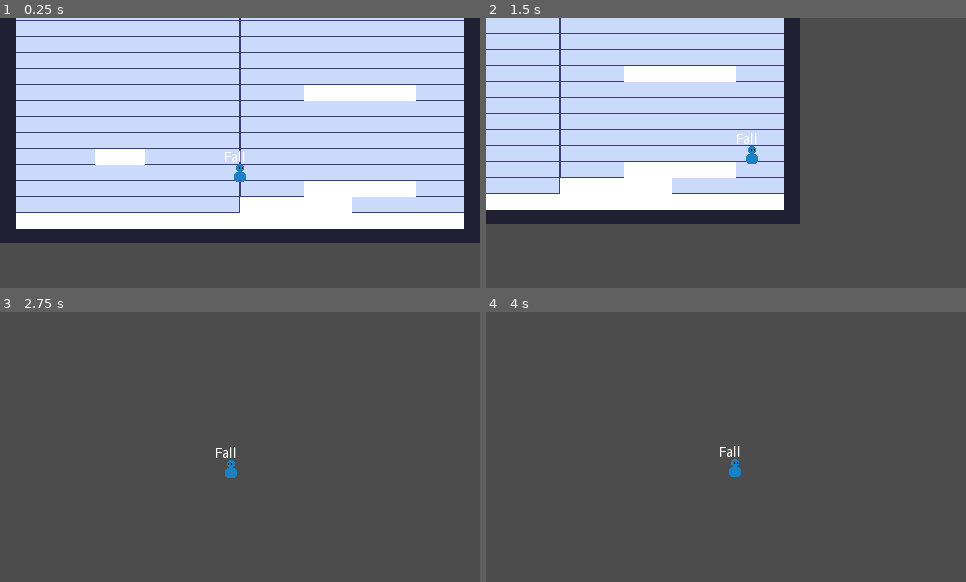
Above: before the commit, frames 1-4 (two rows, left to right).
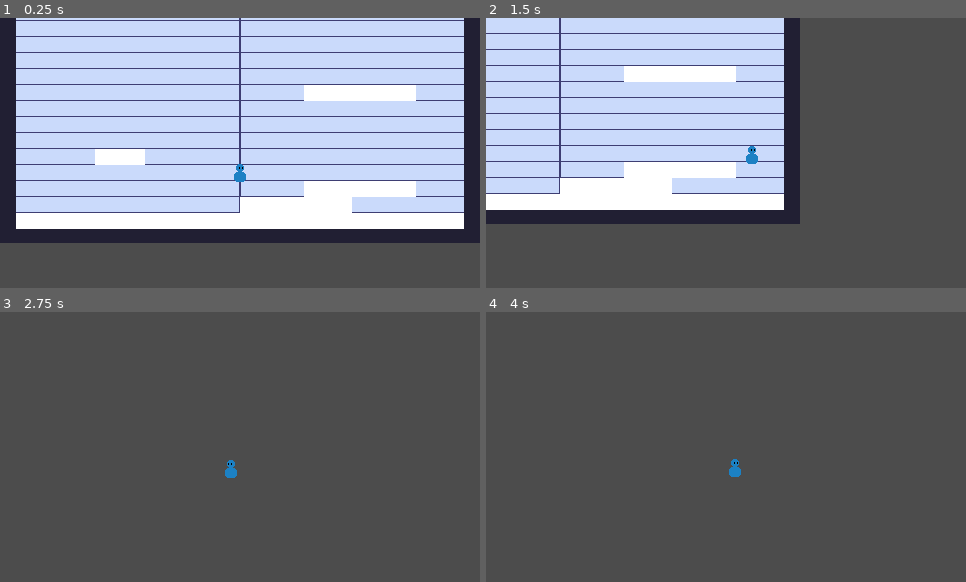
Above: after the commit, the same moments.

Repository: VuurMos/godot-3.5-platformer-character-controller
Game: Godot game, scene res://Game.tscn
Same seed, same stepped clock (60 frames per second), same inputs: the game is played once before the commit and once after it.
Inputs:
- Up to frame 1 (0.25 s): no input
- Up to frame 2 (1.5 s): hold X (dash) 0.53-1.28 s; hold Right (right) from 0.53 s (still down); tap C (jump) at 0.77 s; tap X (dash) at 1.35 s
- Up to frame 3 (2.75 s): tap C (jump) at 1.52 s; release Right (right) at 2.03 s; hold Left (left) from 2.03 s (still down); hold X (dash) from 2.03 s (still down)
- Up to frame 4 (4 s): release Left (left) at 2.78 s; release X (dash) at 2.78 s; hold Right (right) from 2.78 s (still down); tap X (dash) at 2.85 s; tap C (jump) at 3.02, 3.77 s; hold X (dash) from 3.53 s (still down)

The runs differ from the first frame. In frame 1, less than 0.1% of the frame differs, in the area x 46-51%, y 49-54%; in frame 2, less than 0.1%; in frame 3, less than 0.1%, in the area x 45-50%, y 50-55%; in frame 4, less than 0.1%.

Commit message:
Removed unnecessary state entry functions

Diff:
--- a/platformer-controller/player/PlatformController.tscn
+++ b/platformer-controller/player/PlatformController.tscn
@@ -70,6 +70,7 @@
 script = ExtResource( 11 )
 
 [node name="StateLabel" type="RichTextLabel" parent="."]
+visible = false
 margin_left = -16.0
 margin_top = -22.0
 margin_right = 29.0
--- a/platformer-controller/player/player-state-machine/player-states/player-ground-state.gd
+++ b/platformer-controller/player/player-state-machine/player-states/player-ground-state.gd
@@ -1,9 +1,5 @@
 class_name PlayerGroundState
 extends PlayerState
-
-
-func enter(msg := {}) -> void:
-	pass
 
 
 func check_ground_transitions():
--- a/platformer-controller/player/player-state-machine/player-states/player-idle-state.gd
+++ b/platformer-controller/player/player-state-machine/player-states/player-idle-state.gd
@@ -1,9 +1,5 @@
 # Idle State
 extends PlayerGroundState
-
-
-func enter(msg := {}) -> void:
-	.enter(msg)
 
 
 func physics_update(delta: float) -> void:
--- a/platformer-controller/player/player-state-machine/player-states/player-land-state.gd
+++ b/platformer-controller/player/player-state-machine/player-states/player-land-state.gd
@@ -2,8 +2,6 @@
 extends PlayerGroundState
 
 func enter(msg := {}) -> void:
-	.enter(msg)
-
 	if player.fall_timer.is_stopped():
 		Events.emit_signal("cam_noise_screen_shaked", 0.3)
 	player.fall_timer.stop()
--- a/platformer-controller/player/player-state-machine/player-states/player-move-state.gd
+++ b/platformer-controller/player/player-state-machine/player-states/player-move-state.gd
@@ -1,9 +1,5 @@
 # Move State
 extends PlayerGroundState
-
-
-func enter(msg := {}) -> void:
-	.enter(msg)
 
 
 func physics_update(delta: float) -> void:
